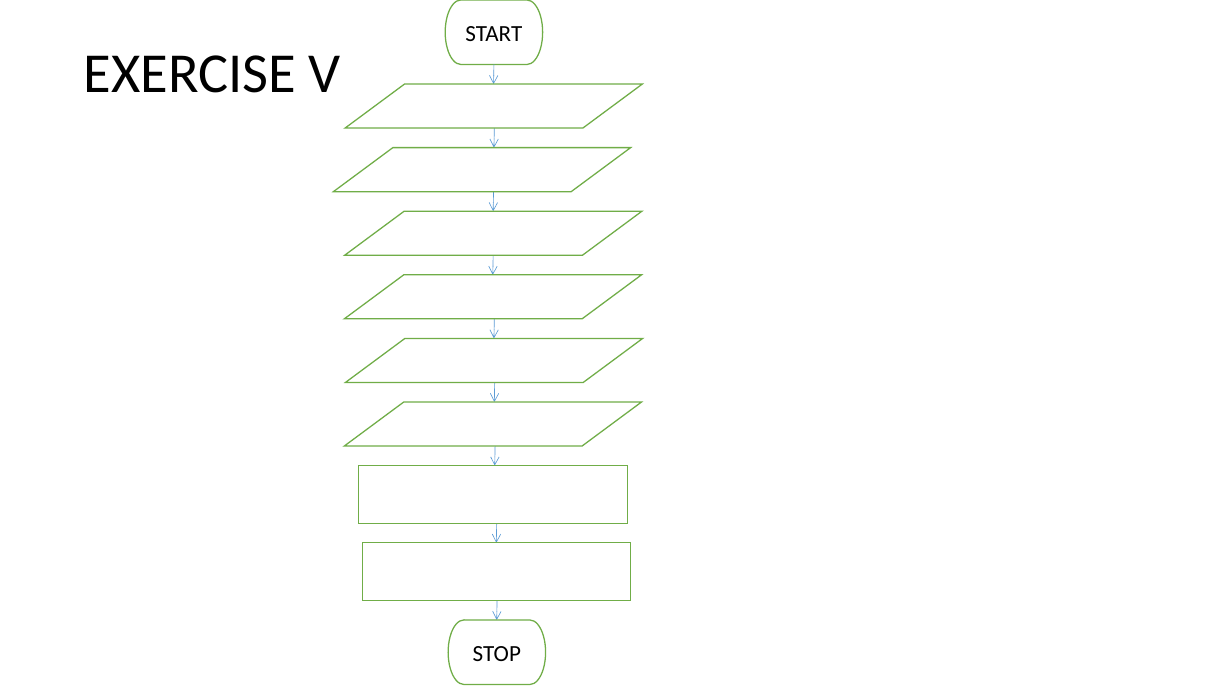
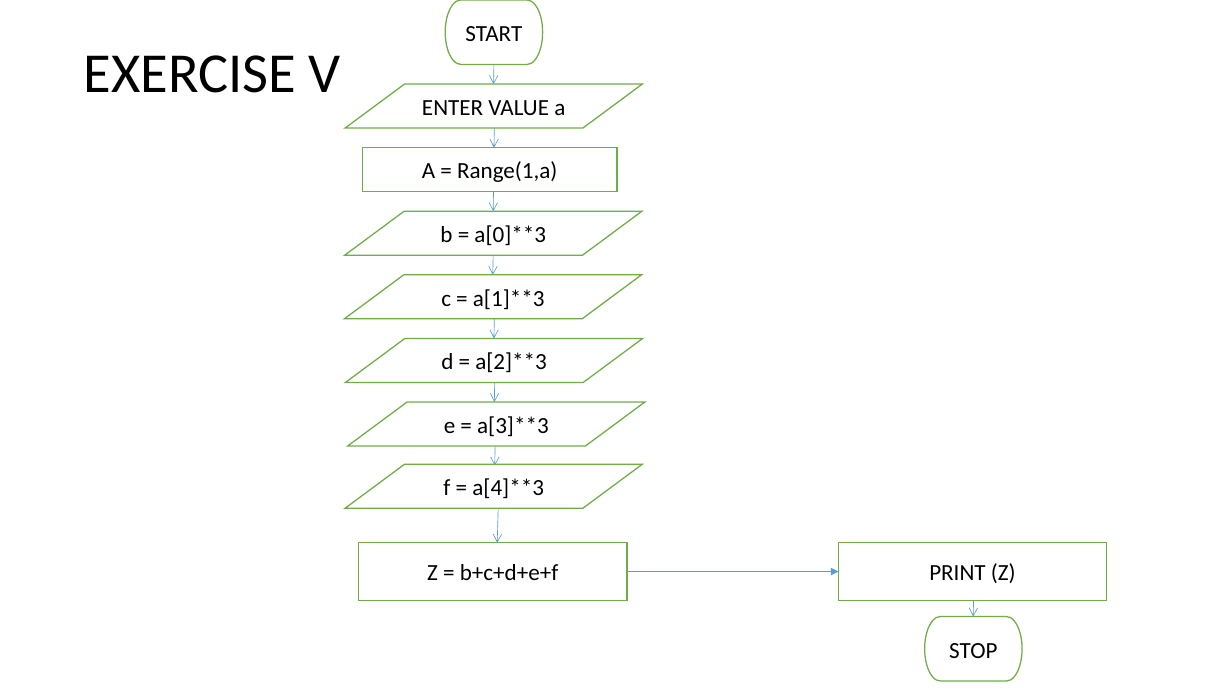
Before and after one commit to oluwapesealo/peseCSC102, a slide deck: slide 6 of ALO OLUWAPESE EDITED.pptx. Drawn at 1232x693 pixels with LibreOffice and Linux fonts; fonts in the diff are those of the drawing. Boxes give left, top, right and bottom in pixels: in the first picture for what was removed or moved away, otherwise in the second. Text is boxed around its words. In the diff, an @@ line names an element or a change of style, - is before the commit and + after.

```diff
--- a/ALO OLUWAPESE EDITED.pptx
+++ b/ALO OLUWAPESE EDITED.pptx
@@ text in flow chart input output at (x1=422, y1=100, x2=565, y2=115): text added @@
+ENTER VALUE a
@@ flow chart input output removed at (x1=334, y1=148, x2=631, y2=192) @@
@@ rectangle added at (x1=362, y1=148, x2=617, y2=192), fill #FFFFFF, outline #70AD47 1 pt, 18 pt, text #000000 @@
+A = Range(1,a)
@@ text in flow chart input output at (x1=440, y1=225, x2=546, y2=245): text added @@
+b = a[0]**3
@@ text in flow chart input output at (x1=441, y1=289, x2=545, y2=309): text added @@
+c = a[1]**3
@@ text in flow chart input output at (x1=441, y1=352, x2=547, y2=372): text added @@
+d = a[2]**3
@@ text in flow chart input output at (x1=444, y1=416, x2=549, y2=436): text added @@
+e = a[3]**3
@@ flow chart input output added at (x1=346, y1=464, x2=643, y2=508), fill #FFFFFF, outline #70AD47 1 pt, 18 pt, text #000000 @@
+f = a[4]**3
@@ rectangle removed at (x1=359, y1=466, x2=627, y2=523) @@
@@ arrow moved from (497, 523) - (496, 543) to (498, 508) - (497, 543) @@
@@ text in rectangle at (x1=427, y1=564, x2=559, y2=580): text added @@
+Z = b+c+d+e+f
@@ rectangle added at (x1=838, y1=543, x2=1106, y2=600), fill #FFFFFF, outline #70AD47 1 pt, 18 pt, text #000000 @@
+PRINT (Z)
@@ arrow added from (628, 572) to (838, 572), #5B9BD5 0.5 pt @@
@@ arrow moved from (497, 601) - (497, 620) to (974, 597) - (973, 616) @@
@@ pill shape "STOP" moved from (x1=448, y1=620, x2=545, y2=685) to (x1=925, y1=616, x2=1022, y2=681) @@
```
Also in this commit, not shown: 4 other slides changed, 9 other files.
